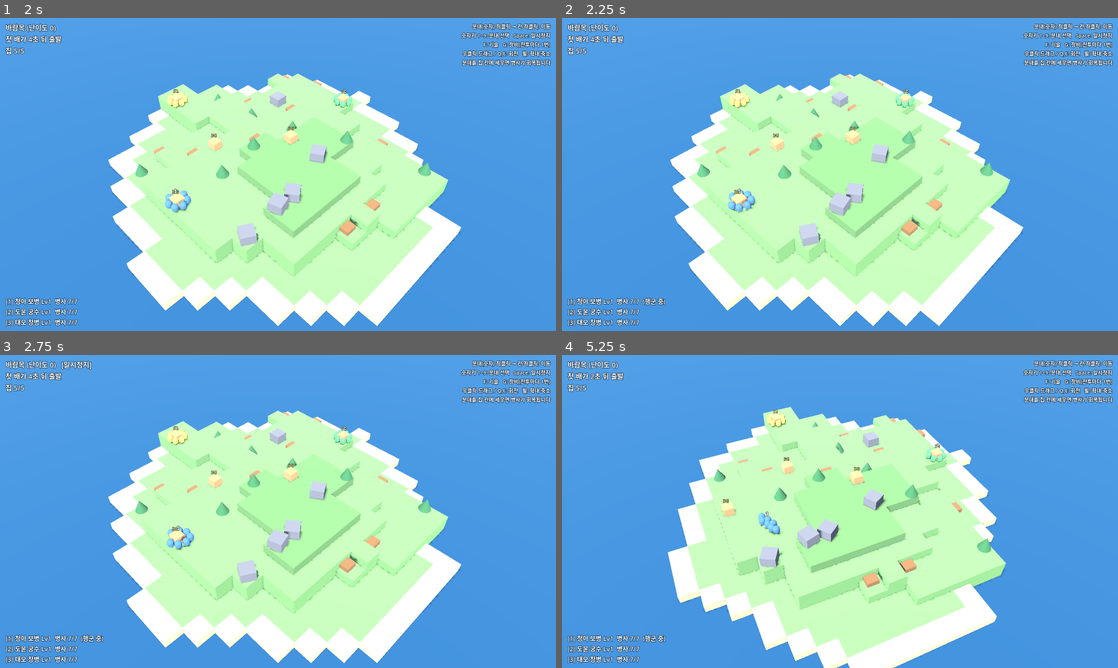
Above: before the commit, frames 1-4 (two rows, left to right).
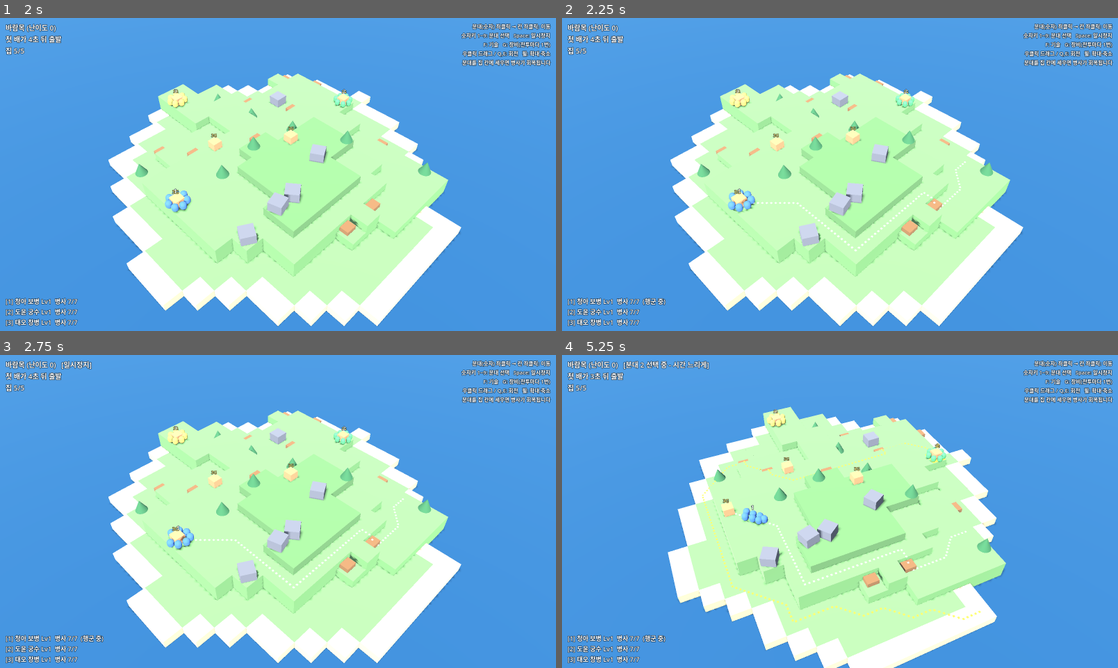
Above: after the commit, the same moments.

Repository: HYOUZII/RE-Bad-North-Game-
Game: Godot game, scene res://scenes/main.tscn
Same seed, same stepped clock (60 frames per second), same inputs: the game is played once before the commit and once after it.
Inputs (mouse positions are in pixels of both pictures, inside the frame that each line leads up to):
- Up to frame 1 (2 s): click "새 원정 시작" at 0.5 s; click "바람목 위험 0" at 1.25 s
- Up to frame 2 (2.25 s): tap Enter at 2 s; move the mouse to (962, 158) at 2.02 s; tap 1 at 2.1 s; click (962, 158) at 2.17 s
- Up to frame 3 (2.75 s): tap Space at 2.27 s
- Up to frame 4 (5.25 s): tap Space at 2.75 s; drag from (728, 527) to (812, 574) at 2.77 s; move the mouse to (895, 442) at 3.52 s; tap F at 3.6 s; click (895, 442) at 3.67 s; drag from (812, 574) to (673, 464) at 4.27 s; move the mouse to (1006, 558) at 5.02 s; hold Q from 5.03 s (still down); click (1006, 558) at 5.17 s

Frame 1 is identical in both runs. In frame 2, 0.1% of the frame differs, in the area x 34-73%, y 45-75%; in frame 3, 0.1%; in frame 4, 1.0%, in the area x 5-76%, y 1-86%.

Commit message:
전투 섬: 한 타일 한 분대, 점선 이동 경로, 적은 가장 가까운 집 우선
Co-Authored-By: Claude Opus 5.5 <noreply@anthropic.com>
Claude-Session: https://claude.ai/code/session_011n5Qw7RQXjBeNsiZSnCgMj

Diff:
--- a/scripts/battle/battle.gd
+++ b/scripts/battle/battle.gd
@@ -77,6 +77,9 @@
 var _hover_cell := NO_CELL
 var _sel_marker: Node3D
 var _hover_marker: Node3D
+var _hover_bad: Node3D
+var _path_root: Node3D
+var _path_key := ""
 var _hud_top: Label
 var _hud_squads: Label
 var _hud_help: Label
@@ -132,6 +135,12 @@
 	_hover_marker = Assets.get_model("hover_marker")
 	_hover_marker.visible = false
 	add_child(_hover_marker)
+	_hover_bad = Assets.get_model("hover_marker_bad")
+	_hover_bad.visible = false
+	add_child(_hover_bad)
+	_path_root = Node3D.new()
+	_path_root.name = "PathDots"
+	add_child(_path_root)
 
 	_setup_hud()
 
@@ -462,6 +471,58 @@
 	return best
 
 
+## 걸어서 가는 길이 가장 짧은 멀쩡한 집 (절벽을 돌아가야 하면 그만큼 멀다고 봄)
+func nearest_house_by_path(pos: Vector3):
+	var from := world_to_cell(pos)
+	var best = null
+	var best_len := INF
+	for h in houses:
+		if not h.intact:
+			continue
+		var p: Array = nav.find_path(from, h.cell)
+		var length := INF
+		if from == h.cell:
+			length = 0.0
+		elif not p.is_empty():
+			length = 0.0
+			for i in range(1, p.size()):
+				length += Vector2(p[i] - p[i - 1]).length()
+		if length < best_len:
+			best_len = length
+			best = h
+	if best == null:
+		return nearest_intact_house(pos)  # 길이 없으면 직선거리로라도
+	return best
+
+
+## 다른 분대가 이미 자리 잡은 칸인가 (한 칸에는 분대 하나만)
+func cell_taken(cell: Vector2i, except_squad = null) -> bool:
+	for s in squads:
+		if s != except_squad and not s.is_wiped() and s.anchor_cell == cell:
+			return true
+	return false
+
+
+## 분대가 이 칸으로 갈 수 있으면 경로(칸 목록)를, 못 가면 빈 배열을 돌려줍니다.
+func order_path(s, cell: Vector2i) -> Array:
+	if s == null or s.is_wiped() or not island.is_walkable(cell) or cell_taken(cell, s):
+		return []
+	var from := world_to_cell(s.centroid())
+	if not nav.tiles.has(from) or not island.is_walkable(from):
+		from = s.anchor_cell
+	if from == cell:
+		return [cell]
+	return nav.find_path(from, cell)
+
+
+func try_order(s, cell: Vector2i) -> bool:
+	var path := order_path(s, cell)
+	if path.is_empty():
+		return false
+	s.order_move(cell, path)
+	return true
+
+
 func nearest_player_unit(pos: Vector3):
 	var best = null
 	var best_d := INF
@@ -732,9 +793,9 @@
 				_select(sq)
 			elif selected != null:
 				var cell := _pick_cell(mb.position)
-				if cell != NO_CELL and island.is_walkable(cell):
-					selected.order_move(cell)
-				_select(null)  # 명령을 내리면 선택 해제(시간도 원래대로)
+				# 갈 수 없는 칸(절벽 너머 막힘, 바위, 다른 분대 자리)이면 선택을 유지해서 다시 고르게 함
+				if cell != NO_CELL and try_order(selected, cell):
+					_select(null)  # 명령을 내리면 선택 해제(시간도 원래대로)
 			get_viewport().set_input_as_handled()
 	elif event is InputEventMouseMotion:
 		_hover_cell = _pick_cell((event as InputEventMouseMotion).position)
@@ -809,13 +870,62 @@
 	if selected != null and not selected.is_wiped():
 		_sel_marker.visible = true
 		_sel_marker.position = cell_center(selected.anchor_cell) + Vector3(0, 0.01, 0)
-		_hover_marker.visible = _hover_cell != NO_CELL
-		if _hover_marker.visible:
+		var hover_ok := _hover_cell != NO_CELL and not order_path(selected, _hover_cell).is_empty()
+		_hover_marker.visible = _hover_cell != NO_CELL and hover_ok
+		_hover_bad.visible = _hover_cell != NO_CELL and not hover_ok
+		if _hover_cell != NO_CELL:
 			_hover_marker.position = cell_center(_hover_cell) + Vector3(0, 0.02, 0)
+			_hover_bad.position = _hover_marker.position
 	else:
 		_sel_marker.visible = false
 		_hover_marker.visible = false
+		_hover_bad.visible = false
+	_refresh_paths()
 	_update_hud()
+
+
+## 이동 경로 점선: 행군 중인 분대는 흰 점, 선택 중 미리보기는 노란 점.
+## 경로가 바뀔 때만 점을 다시 만듭니다.
+func _refresh_paths() -> void:
+	var lines: Array = []  # [[칸 목록, 미리보기 여부, 시작 위치]]
+	for s in squads:
+		if s.marching and not s.is_wiped() and s.path_cells.size() > 0:
+			lines.append([s.path_cells, false, null])
+	if selected != null and not selected.is_wiped() and _hover_cell != NO_CELL:
+		var p := order_path(selected, _hover_cell)
+		if not p.is_empty():
+			lines.append([p, true, selected.centroid()])
+	var key := str(lines.map(func(l): return [l[0], l[1]]))
+	if key == _path_key:
+		return
+	_path_key = key
+	for c in _path_root.get_children():
+		c.queue_free()
+	for l in lines:
+		var pts: Array = []
+		if l[2] != null:
+			pts.append(l[2])
+		for c in l[0]:
+			pts.append(Vector3(c.x, 0.0, c.y))
+		_spawn_dots(pts, "path_dot_preview" if l[1] else "path_dot")
+
+
+func _spawn_dots(pts: Array, model_id: String) -> void:
+	const GAP := 0.22  # 점 사이 간격(m)
+	var carry := 0.0
+	for i in range(1, pts.size()):
+		var a: Vector3 = pts[i - 1]
+		var b: Vector3 = pts[i]
+		var seg := Vector2(b.x - a.x, b.z - a.z)
+		var length := seg.length()
+		var t := carry
+		while t < length:
+			var p := a.lerp(b, t / length)
+			var dot := Assets.get_model(model_id)
+			dot.position = Vector3(p.x, ground_y(p) + 0.03, p.z)
+			_path_root.add_child(dot)
+			t += GAP
+		carry = t - length
 
 
 func _setup_world() -> void:
@@ -1045,7 +1155,7 @@
 			var hh = nearest_intact_house(s.centroid())
 			if hh != null:
 				if hh.cell != s.anchor_cell:
-					s.order_move(hh.cell)
+					try_order(s, hh.cell)
 				continue
 		if landed.is_empty():
 			if not house_list.is_empty():
@@ -1068,8 +1178,12 @@
 				goal = tc
 			if _flat_dist(cell_center(goal), s.anchor_pos()) < 1.2:
 				goal = NO_CELL
-		if goal != NO_CELL and goal != s.anchor_cell and island.tiles.has(goal):
-			s.order_move(goal)
+		if goal != NO_CELL and goal != s.anchor_cell:
+			if not try_order(s, goal):
+				# 그 칸이 막혔으면 바로 옆 빈칸이라도
+				for d in GridNav.DIRS8:
+					if try_order(s, goal + d):
+						break
 
 
 func _best_archer_cell(near: Vector2i) -> Vector2i:
--- a/scripts/battle/squad.gd
+++ b/scripts/battle/squad.gd
@@ -21,6 +21,7 @@
 var march_t := 0.0
 var regen_t := 0.0
 var speed_mult: float = 1.0
+var path_cells: Array = []  # 행군 경로(점선 표시용)
 var skill_cd := 0.0          # 기술을 다시 쓸 수 있을 때까지 남은 시간
 var item_used := false       # 이번 전투에서 장비(1회용)를 썼는가
 var label: Label3D
@@ -89,8 +90,10 @@
 	return center + Vector3(cos(a) * r, 0.0, sin(a) * r)
 
 
-func order_move(cell: Vector2i) -> void:
+## 이동 명령. path는 화면에 점선으로 그릴 경로(칸 목록).
+func order_move(cell: Vector2i, path: Array = []) -> void:
 	anchor_cell = cell
+	path_cells = path
 	marching = true
 	march_t = 0.0
 	regen_t = 0.0
@@ -120,6 +123,7 @@
 				break
 		if arrived or march_t > MARCH_TIMEOUT:
 			marching = false
+			path_cells = []
 
 	# 집에서 회복
 	var house = battle.house_at(anchor_cell)
--- a/scripts/battle/unit.gd
+++ b/scripts/battle/unit.gd
@@ -45,6 +45,8 @@
 var _path_age := 0.0
 var _fall_t := 0.0
 var _idle_t := 0.0
+var _house = null        # 적: 노리는 집
+var _house_t := 0.0      # 적: 집을 다시 고를 때까지 남은 시간
 var _last_pos := Vector3.ZERO
 var _model: Node3D
 var _ring: Node3D
@@ -207,8 +209,12 @@
 		if not is_ranged() or d > battle.effective_range(self, _target):
 			_move_toward(_target.position, dt, 0.0)
 		return
-	# 주변에 아군이 없으면 가장 가까운 집을 공격하러 감
-	var house = battle.nearest_intact_house(position)
+	# 길을 막는 아군이 없으면 걸어서 가장 가까운 집을 공격하러 감
+	_house_t -= dt
+	if _house == null or not is_instance_valid(_house) or not _house.intact or _house_t <= 0.0:
+		_house = battle.nearest_house_by_path(position)
+		_house_t = 3.0
+	var house = _house
 	if house != null:
 		var hd := _flat_dist(house.position)
 		if hd <= 0.6 + radius():
--- a/scripts/battle/unit_defs.gd
+++ b/scripts/battle/unit_defs.gd
@@ -7,7 +7,8 @@
 ## - speed: 이동 속도     - knock: 근접 넉백 세기   - mass: 무게(클수록 덜 밀림)
 ## - radius: 몸 반지름    - ranged_taken: 화살 피해 배율(방패=0.25)
 ## - range / ranged_damage / ranged_cooldown: 활 사거리, 화살 공격력, 활 공격 간격 (range 0 = 활 없음)
-## - aggro: 적이 아군을 발견하고 쫓아가는 거리
+## - aggro: 적이 아군과 싸우기 시작하는 거리. 적은 기본적으로 가장 가까운 집(길 거리 기준)으로 가고,
+##          이 거리 안에 들어온(길을 막는) 아군하고만 싸웁니다.
 ## - house_damage: 집 공격력  - large: 큰 몸집 여부   - bonus_vs_large: 큰 적에게 주는 피해 배율
 ## - shielded: 방패를 든 적(화살에 강함)   - bonus_vs_shield: 방패 든 적에게 주는 피해 배율
 ##
@@ -29,7 +30,7 @@
 	"range": 0.0,
 	"ranged_damage": 0.0,
 	"ranged_cooldown": 2.0,
-	"aggro": 1.8,
+	"aggro": 0.7,
 	"house_damage": 5.0,
 	"large": false,
 	"bonus_vs_large": 1.0,
@@ -54,16 +55,16 @@
 
 	# ---- 적 ----
 	"raider": {"name": "약탈자", "hp": 16.0, "damage": 5.0, "reach": 0.25, "cooldown": 1.1, "windup": 0.3,
-		"speed": 1.4, "knock": 0.9, "aggro": 1.8, "house_damage": 6.0},
+		"speed": 1.4, "knock": 0.9, "aggro": 0.7, "house_damage": 6.0},
 	"raider_archer": {"name": "약탈자 궁수", "hp": 13.0, "damage": 2.0, "reach": 0.22, "cooldown": 1.2,
 		"speed": 1.4, "knock": 0.5, "range": 3.0, "ranged_damage": 4.0, "ranged_cooldown": 2.6,
-		"aggro": 3.0, "house_damage": 3.0},
+		"aggro": 2.0, "house_damage": 3.0},
 	# 방패 약탈자: 화살이 거의 안 통함. 창병으로 상대.
 	"shield_raider": {"name": "방패 약탈자", "hp": 22.0, "damage": 5.0, "reach": 0.25, "cooldown": 1.2, "windup": 0.3,
-		"speed": 1.25, "knock": 0.8, "mass": 1.4, "ranged_taken": 0.2, "aggro": 1.8, "house_damage": 6.0,
+		"speed": 1.25, "knock": 0.8, "mass": 1.4, "ranged_taken": 0.2, "aggro": 0.7, "house_damage": 6.0,
 		"shielded": true},
 	"brute": {"name": "거한", "hp": 80.0, "damage": 13.0, "reach": 0.35, "cooldown": 2.0, "windup": 0.55,
-		"speed": 1.0, "knock": 3.6, "mass": 3.0, "radius": 0.28, "aggro": 1.6, "house_damage": 20.0,
+		"speed": 1.0, "knock": 3.6, "mass": 3.0, "radius": 0.28, "aggro": 0.8, "house_damage": 20.0,
 		"large": true},
 }
 
--- a/scripts/core/asset_library.gd
+++ b/scripts/core/asset_library.gd
@@ -30,6 +30,9 @@
 	"blast":         {"shape": "cylinder", "size": Vector3(1.40, 0.10, 1.40), "color": Color(1.00, 0.55, 0.15)},
 	"stairs":        {"shape": "box",      "size": Vector3(0.62, 0.25, 0.50), "color": Color(0.60, 0.42, 0.25)},
 	"rock":          {"shape": "box",      "size": Vector3(0.75, 0.55, 0.75), "color": Color(0.50, 0.50, 0.53)},
+	"hover_marker_bad": {"shape": "box",   "size": Vector3(0.80, 0.02, 0.80), "color": Color(0.95, 0.25, 0.20)},
+	"path_dot":      {"shape": "box",      "size": Vector3(0.09, 0.02, 0.09), "color": Color(1.00, 1.00, 1.00)},
+	"path_dot_preview": {"shape": "box",   "size": Vector3(0.09, 0.02, 0.09), "color": Color(1.00, 0.85, 0.20)},
 	"buff_ring":     {"shape": "cylinder", "size": Vector3(0.22, 0.03, 0.22), "color": Color(1.00, 0.95, 0.40)},
 }
 
--- a/tests/screenshot.gd
+++ b/tests/screenshot.gd
@@ -44,8 +44,20 @@
 		_save("battle_%ds" % int(t))
 	# 분대 선택 화면(마커 표시) 흉내
 	b.auto_play = false
+	# 흰 점선(행군 경로) 보이게: 분대 2를 먼 칸으로 보냄
+	var far_cells: Array = b.island.tiles.keys().filter(func(c): return b.island.is_walkable(c))
+	far_cells.sort_custom(func(x, y): return Vector2(x - b.squads[1].anchor_cell).length() > Vector2(y - b.squads[1].anchor_cell).length())
+	for c in far_cells:
+		if b.try_order(b.squads[1], c):
+			break
+	await _frames(20)
+	# 노란 점선(미리보기): 분대 1 선택 + 몇 칸 떨어진 곳에 마우스
 	b._select(b.squads[0])
-	b._hover_cell = b.squads[0].anchor_cell + Vector2i(1, 0)
+	for c in far_cells:
+		var dist := Vector2(c - b.squads[0].anchor_cell).length()
+		if dist > 4.0 and dist < 7.0 and not b.order_path(b.squads[0], c).is_empty():
+			b._hover_cell = c
+			break
 	await _frames(3)
 	_save("battle_selected")
 	get_tree().quit()
Not shown, changed: docs/ASSET_PIPELINE.md
